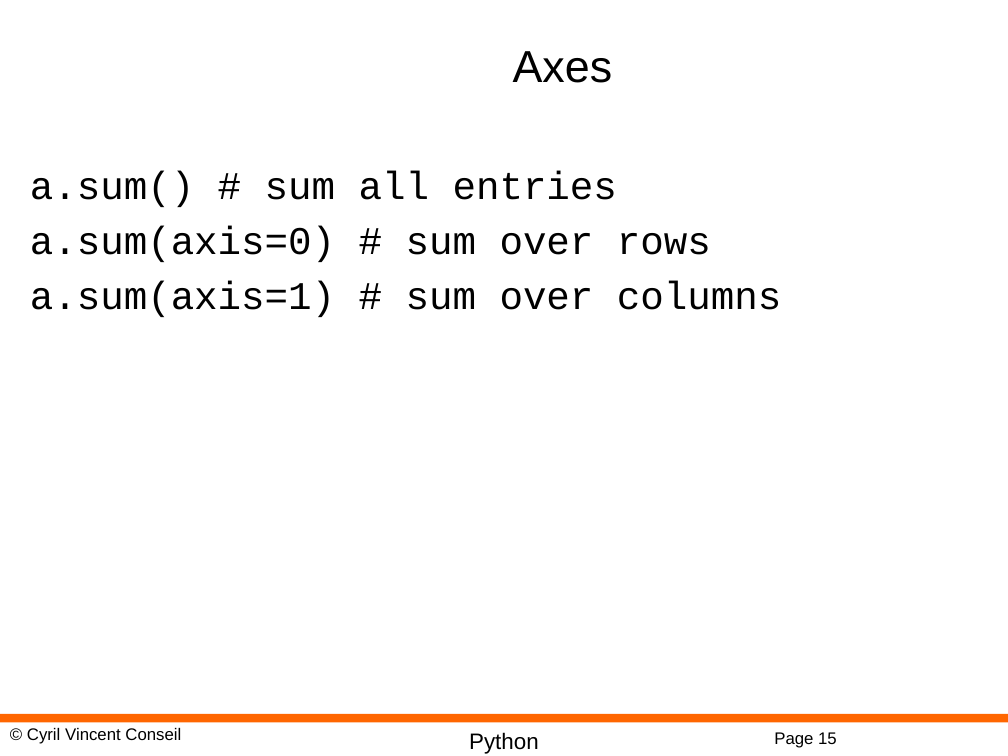
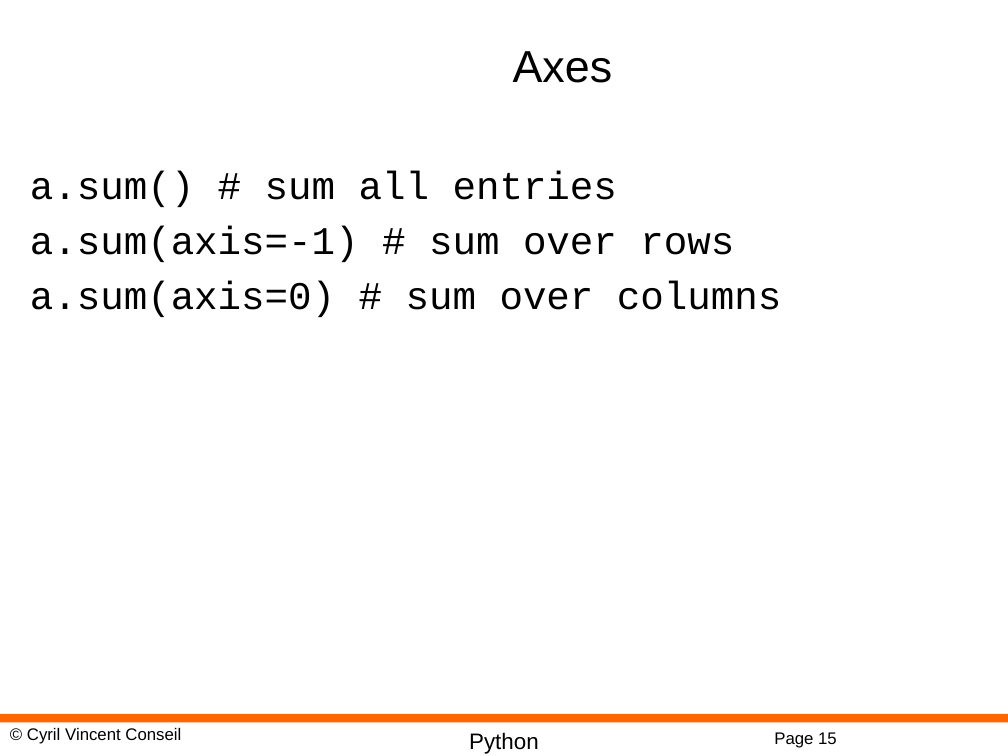
Before and after one commit to cyrilvincent/math, a slide deck: slide 15 of ppt/PythonMath07-NumpyMatrix.pptx. Drawn at 1008x756 pixels with LibreOffice and Linux fonts; fonts in the diff are those of the drawing; background and template pictures are left out. Boxes give left, top, right and bottom in pixels: in the first picture for what was removed or moved away, otherwise in the second. Text is boxed around its words. In the diff, an @@ line names an element or a change of style, - is before the commit and + after.

```diff
--- a/ppt/PythonMath07-NumpyMatrix.pptx
+++ b/ppt/PythonMath07-NumpyMatrix.pptx
@@ text at (30, 226, 781, 317): text changed @@
-a.sum(axis=0) # sum over rows
-a.sum(axis=1) # sum over columns
+a.sum(axis=-1) # sum over rows
+a.sum(axis=0) # sum over columns
```
Also in this commit, not shown: 2 other files.
